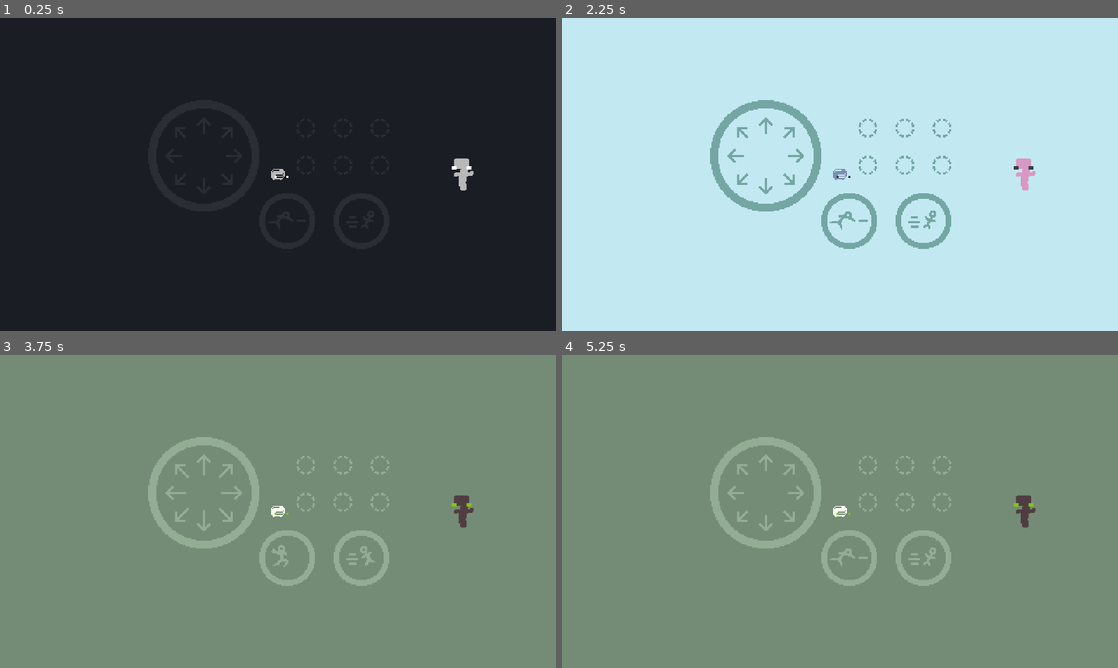
Above: before the commit, frames 1-4 (two rows, left to right).
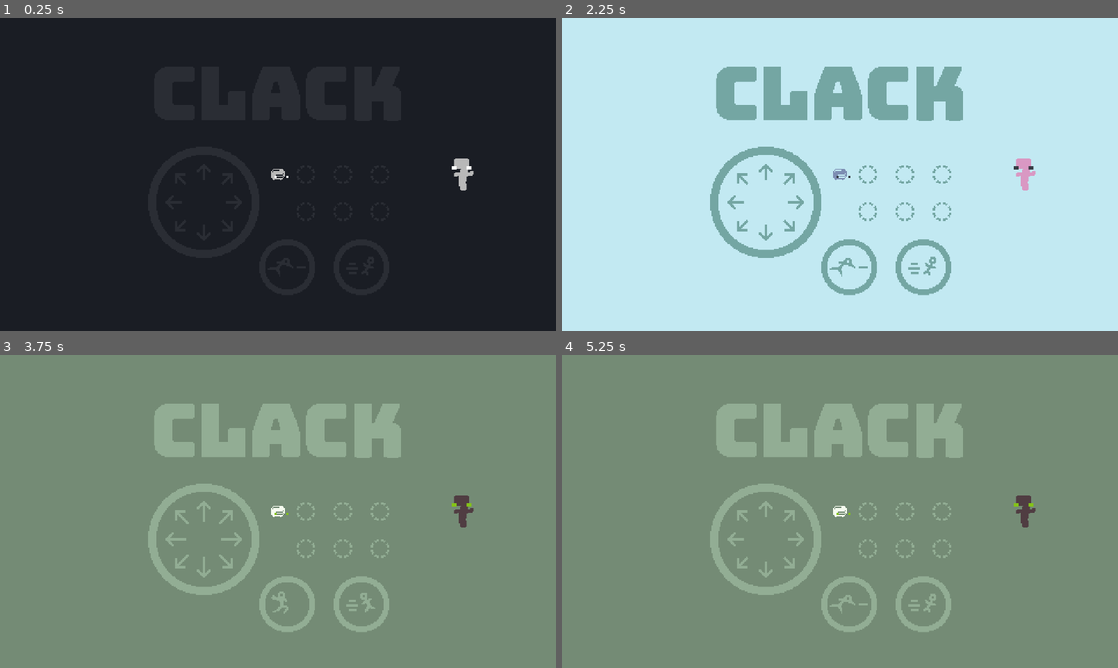
Above: after the commit, the same moments.

Repository: tm-nielsen/arcade-jam-2024
Game: Godot game, scene res://scenes/root.tscn
Two runs of this game, one before a commit and one after it. Both use one fixed random seed, a clock stepped at 60 frames per second and the inputs below.
Inputs (mouse positions are in pixels of both pictures, inside the frame that each line leads up to):
- Up to frame 1 (0.25 s): no input
- Up to frame 2 (2.25 s): move the mouse to (962, 158) at 0.52 s; hold 4 (toggle_palette_up) 0.53-1.28 s; tap 1 (select_1_player) at 0.6, 2.1 s; move the mouse to (728, 190) at 1.27 s; hold 3 (toggle_palette_down) 1.28-2.03 s; tap 2 (select_2_players) at 1.35 s; tap Enter at 2 s; move the mouse to (895, 105) at 2.02 s; hold 4 (toggle_palette_up) from 2.03 s (still down)
- Up to frame 3 (3.75 s): move the mouse to (250, 574) at 2.77 s; tap 2 (select_2_players) at 2.85 s; tap Space at 3.5 s; move the mouse to (444, 558) at 3.52 s; release 4 (toggle_palette_up) at 3.53 s; hold 3 (toggle_palette_down) from 3.53 s (still down); tap 1 (select_1_player) at 3.6 s
- Up to frame 4 (5.25 s): keep holding 3 (toggle_palette_down); move the mouse to (673, 464) at 4.27 s; tap 2 (select_2_players) at 4.35 s; tap Enter at 5 s; move the mouse to (867, 511) at 5.02 s; tap 1 (select_1_player) at 5.1 s

The runs differ from the first frame. In frame 2, 10% of the frame differs, in the area x 26-73%, y 15-89%; in frame 3, 10%; in frame 4, 10%.

Commit message:
Added title label to game

Diff:
--- a/scenes/game.tscn
+++ b/scenes/game.tscn
@@ -99,28 +99,45 @@
 [node name="GroundInstructions" type="AnimatedSprite2D" parent="."]
 self_modulate = Color(0.164706, 0.176471, 0.203922, 1)
 material = ExtResource("2_03oq8")
+position = Vector2(0, 40)
 sprite_frames = SubResource("SpriteFrames_clyhu")
 autoplay = "default"
 frame_progress = 0.577463
 
-[node name="ScoreDisplay" type="Label" parent="."]
-modulate = Color(0.243137, 0.258824, 0.301961, 1)
-texture_filter = 1
+[node name="Title" type="Label" parent="."]
 material = ExtResource("2_03oq8")
 anchors_preset = 7
 anchor_left = 0.5
 anchor_top = 1.0
 anchor_right = 0.5
 anchor_bottom = 1.0
-offset_left = -199.0
-offset_top = -60.0
-offset_right = 1401.0
-offset_bottom = 325.0
+offset_left = -200.0
+offset_top = -120.0
+offset_right = 200.0
+offset_bottom = -20.0
 grow_horizontal = 2
 grow_vertical = 0
-scale = Vector2(0.25, 0.25)
 theme = ExtResource("3_f6y8x")
-theme_override_font_sizes/font_size = 384
+theme_override_font_sizes/font_size = 64
+text = "Clack"
+horizontal_alignment = 1
+vertical_alignment = 1
+
+[node name="ScoreDisplay" type="Label" parent="."]
+texture_filter = 1
+material = ExtResource("2_03oq8")
+anchors_preset = 8
+anchor_left = 0.5
+anchor_top = 0.5
+anchor_right = 0.5
+anchor_bottom = 0.5
+offset_left = -200.0
+offset_top = -40.0
+offset_right = 200.0
+offset_bottom = 60.0
+grow_horizontal = 2
+grow_vertical = 2
+theme = ExtResource("3_f6y8x")
 text = "99999"
 horizontal_alignment = 1
 vertical_alignment = 1
